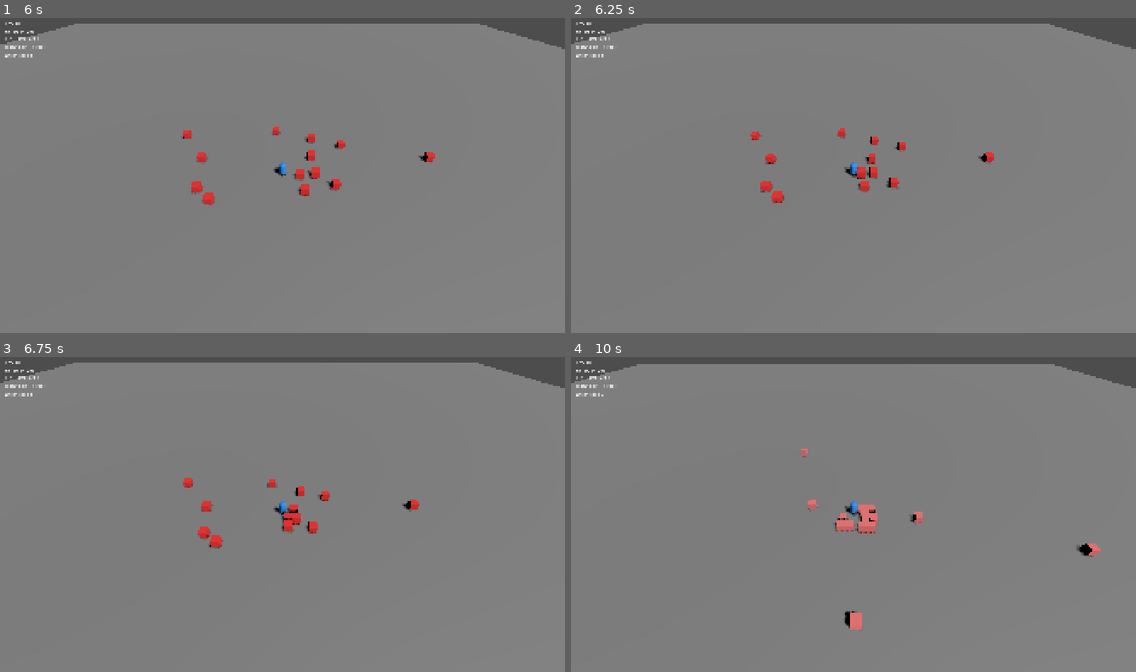
Above: before the commit, frames 1-4 (two rows, left to right).
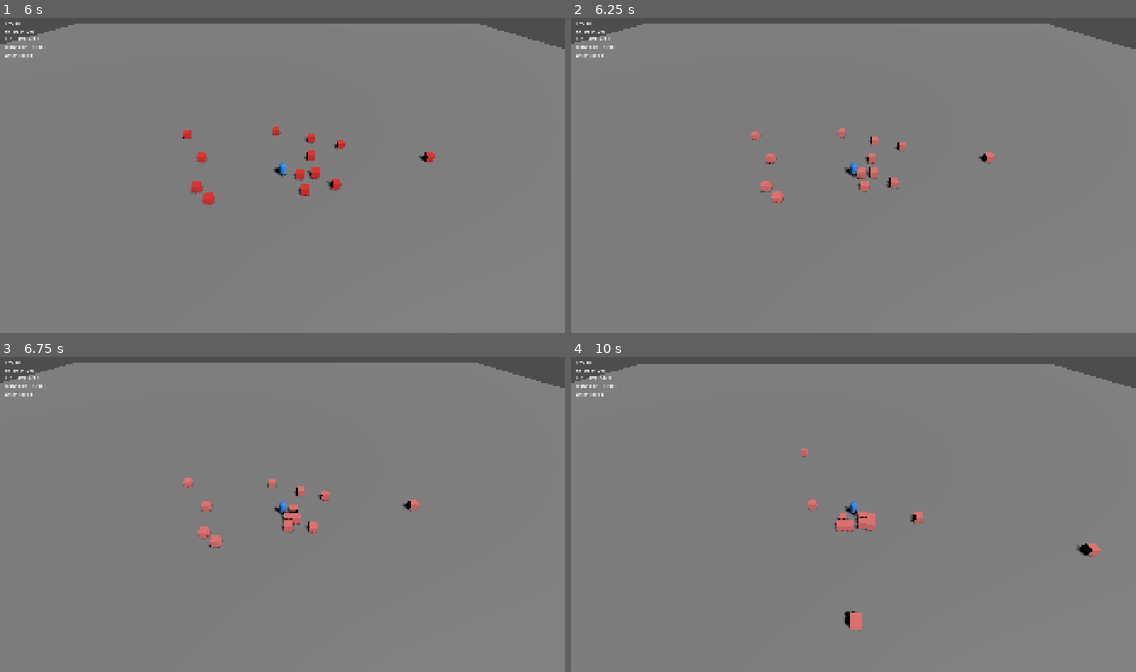
Above: after the commit, the same moments.

Repository: lenovo-li/rift-cleansers
Game: Godot game, scene res://scenes/game_scene.tscn
Two runs of this game, one before a commit and one after it. Both use one fixed random seed, a clock stepped at 60 frames per second and the inputs below.
Inputs (mouse positions are in pixels of both pictures, inside the frame that each line leads up to):
- Up to frame 1 (6 s): tap Enter (ui_accept) at 0.5, 0.77, 1.52, 3.02, 3.77, 4.52 s; move the mouse to (406, 159) at 0.52 s; hold D (move_right) 0.53-1.28 s; tap Space (dash) every 0.75 s from 0.6 to 5.85 s; move the mouse to (169, 191) at 1.27 s; hold S (move_down) 1.28-2.03 s; move the mouse to (339, 103) at 2.02 s; hold D (move_right) 2.03-2.78 s; move the mouse to (254, 238) at 2.77 s; hold W (move_up) 2.78-3.53 s; move the mouse to (452, 222) at 3.52 s; hold A (move_left) 3.53-5.03 s; click (452, 222) at 4.15 s; move the mouse to (113, 125) at 4.27 s; move the mouse to (310, 175) at 5.02 s; hold S (move_down) 5.03-5.78 s; move the mouse to (197, 93) at 5.77 s; hold D (move_right) from 5.78 s (still down)
- Up to frame 2 (6.25 s): keep holding D (move_right); tap Enter (ui_accept) at 6.02 s
- Up to frame 3 (6.75 s): move the mouse to (406, 498) at 6.52 s; release D (move_right) at 6.53 s; hold W (move_up) from 6.53 s (still down); tap Space (dash) at 6.6 s
- Up to frame 4 (10 s): tap Enter (ui_accept) at 6.77, 7.52, 9.02, 9.77 s; move the mouse to (740, 530) at 7.27 s; release W (move_up) at 7.28 s; hold D (move_right) 7.28-8.03 s; tap Space (dash) every 0.75 s from 7.35 to 9.6 s; move the mouse to (910, 442) at 8.02 s; hold S (move_down) 8.03-8.78 s; move the mouse to (825, 577) at 8.77 s; hold A (move_left) 8.78-9.53 s; move the mouse to (1023, 561) at 9.52 s; hold W (move_up) from 9.53 s (still down)

Frame 1 is identical in both runs. In frame 2, 0.6% of the frame differs, in the area x 31-75%, y 34-59%; in frame 3, 0.6%, in the area x 32-75%, y 38-61%; in frame 4, 0.2%.

Commit message:
feat: 绑定旋风斩输入
添加_use_whirlwind()方法：
- 绑定到skill_1动作（鼠标左键）
- 持续伤害跟随玩家移动
- 控制台打印持续时间

旋风斩完成：
- 代码✓ 输入✓ 可试玩✓

当前进度：2/6技能完全可用

Diff:
--- a/gameplay/actors/player_m1.gd
+++ b/gameplay/actors/player_m1.gd
@@ -65,6 +65,27 @@
 	# 技能输入
 	if Input.is_action_just_pressed("ui_accept"):
 		_use_shield_bash()
+
+	if Input.is_action_just_pressed("skill_1"):
+		_use_whirlwind()
+
+
+func _use_whirlwind() -> void:
+	if ability_system == null or not ability_system.can_cast("whirlwind"):
+		return
+
+	var ctx: SkillContext = SkillContext.new()
+	ctx.caster = self
+	ctx.origin = global_position
+	ctx.targets = get_tree().get_nodes_in_group("enemies")
+
+	var result: Dictionary = ability_system.cast("whirlwind", ctx)
+	if result.is_empty():
+		return
+
+	var level: int = ability_system.get_level("whirlwind")
+	var tier: int = result.get("tier", 1)
+	print("[PlayerM1] Whirlwind Lv%d (Tier%d)! duration=%.1fs" % [level, tier, result.duration])
 
 
 func _use_shield_bash() -> void:
